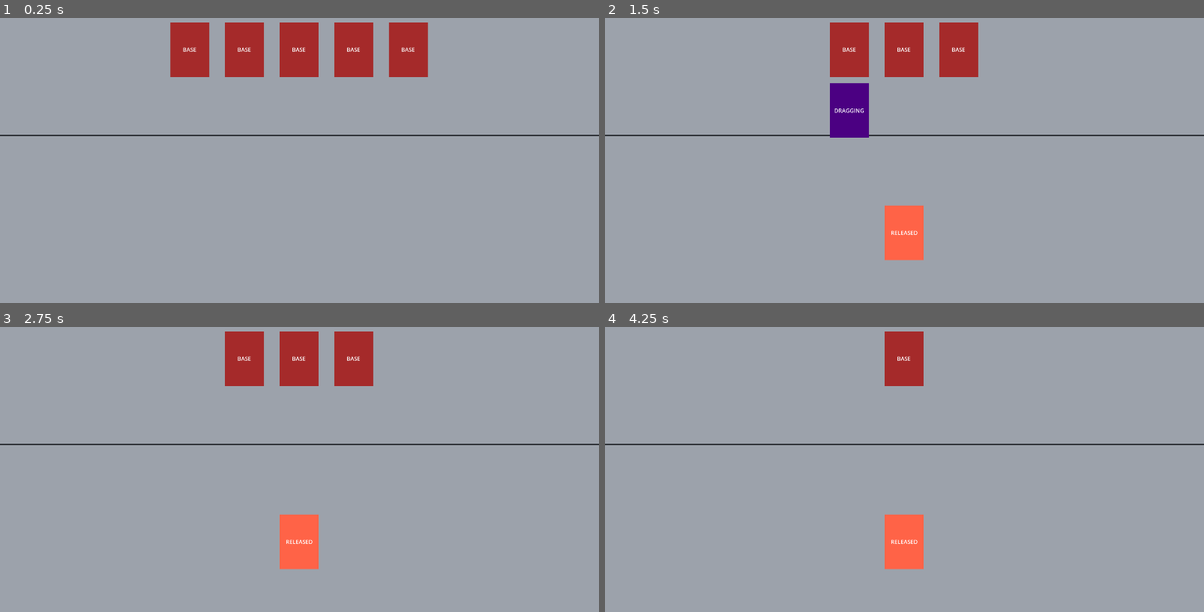
Above: before the commit, frames 1-4 (two rows, left to right).
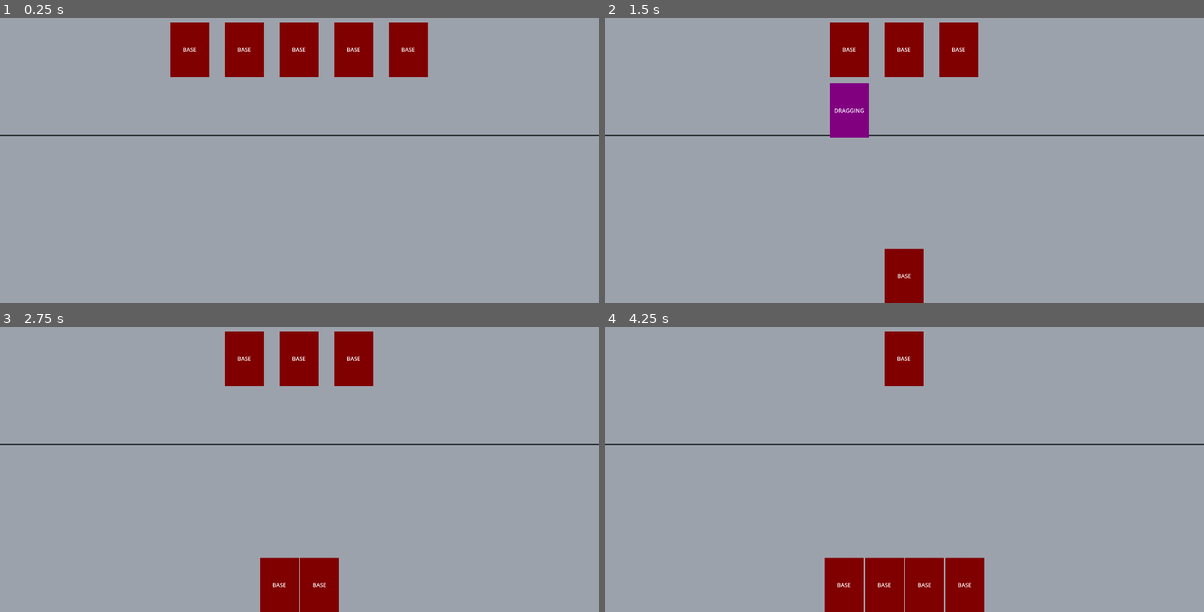
Above: after the commit, the same moments.

Repository: thePixelProject/autobattler
Game: Godot game, scene res://scenes/main_game.tscn
The game is run twice, just before and just after one commit, with the same random seed, the same clock (stepped at 60 frames per second) and the same inputs.
Inputs (mouse positions are in pixels of both pictures, inside the frame that each line leads up to):
- Up to frame 1 (0.25 s): no input
- Up to frame 2 (1.5 s): tap Enter at 0.5 s; drag from (796, 49) to (904, 231) at 0.52 s; drag from (820, 49) to (904, 231) at 1.27 s
- Up to frame 3 (2.75 s): move the mouse to (245, 358) at 2.02 s; hold Right mouse button (right_mouse) from 2.03 s (still down); click (245, 358) at 2.3 s
- Up to frame 4 (4.25 s): release Right mouse button (right_mouse) at 2.75 s; tap Space at 2.75 s; drag from (904, 358) to (904, 540) at 2.77 s; drag from (934, 358) to (904, 540) at 3.52 s

The runs differ from the first frame. In frame 1, 6.2% of the frame differs, in the area x 28-72%, y 1-21%; in frame 2, 7.1%; in frame 3, 7.2%; in frame 4, 7.2%, in the area x 36-64%, y 1-100%.

Commit message:
code clean up, change to ownership function. cards now only look for where they where dragged from instead of needing to know which state they are in. will make expansion to this system in the future more simple. (hopefully)

Diff:
--- a/autobattler/scenes/card_ui/card_state_machine.gd
+++ b/autobattler/scenes/card_ui/card_state_machine.gd
@@ -13,9 +13,9 @@
 			child.transition_requested.connect(_on_transition_requested)
 			child.card_ui = card
 
-		if initial_state:
-			initial_state.enter()
-			current_state = initial_state
+	if initial_state:
+		current_state = initial_state
+		current_state.enter()
 
 func on_input(event: InputEvent) -> void:
 	if current_state:
@@ -44,5 +44,5 @@
 	if current_state:
 		current_state.exit()
 
+	current_state = new_state
 	new_state.enter()
-	current_state = new_state
--- a/autobattler/scenes/card_ui/card_states/card_base_state.gd
+++ b/autobattler/scenes/card_ui/card_states/card_base_state.gd
@@ -4,8 +4,7 @@
 	if not card_ui.is_node_ready():
 		await card_ui.ready
 
-	card_ui.reparent_requested.emit(card_ui)
-	card_ui.color.color = Color.BROWN
+	card_ui.color.color = Color.WEB_MAROON
 	card_ui.state.text = "BASE"
 	card_ui.pivot_offset = Vector2.ZERO
 
--- a/autobattler/scenes/card_ui/card_states/card_draggin_state.gd
+++ b/autobattler/scenes/card_ui/card_states/card_draggin_state.gd
@@ -1,11 +1,14 @@
 extends CardState
 
 func enter() -> void:
+	card_ui.original_parent = card_ui.get_parent()
+
 	var ui_layer := get_tree().get_first_node_in_group("ui_layer")
+
 	if ui_layer:
 		card_ui.reparent(ui_layer)
 
-	card_ui.color.color = Color.INDIGO
+	card_ui.color.color = Color.WEB_PURPLE
 	card_ui.state.text = "DRAGGING"
 
 func on_input(event: InputEvent) -> void:
@@ -13,7 +16,6 @@
 	var cancel = event.is_action_pressed("right_mouse")
 	var confirm = (
 		event.is_action_released("left_mouse")
-		or event.is_action_pressed("left_mouse")
 		)
 
 	if mouse_motion:
@@ -22,7 +24,9 @@
 			)
 
 	if cancel:
+		card_ui.return_to_origin()
 		transition_requested.emit(self, CardState.State.BASE)
+
 	elif confirm:
 		get_viewport().set_input_as_handled()
 		transition_requested.emit(self, CardState.State.RELEASED)
--- a/autobattler/scenes/card_ui/card_states/card_pressed_state.gd
+++ b/autobattler/scenes/card_ui/card_states/card_pressed_state.gd
@@ -1,7 +1,7 @@
 extends CardState
 
 func enter() -> void:
-	card_ui.color.color = Color.DARK_CYAN
+	card_ui.color.color = Color.WEB_GRAY
 	card_ui.state.text = "PRESSED"
 	card_ui.drop_point_detector.monitoring = true
 
--- a/autobattler/scenes/card_ui/card_states/card_released_state.gd
+++ b/autobattler/scenes/card_ui/card_states/card_released_state.gd
@@ -1,19 +1,21 @@
 extends CardState
 
-var played: bool
-
 func enter() -> void:
-	card_ui.color.color = Color.TOMATO
+	card_ui.color.color = Color.WEB_GREEN
 	card_ui.state.text = "RELEASED"
 
-	played = false
+	if not card_ui.targets.is_empty():
 
-	if not card_ui.targets.is_empty():
-		played = true
-		print("play card for target(s)", card_ui.targets)
+		var player_hand := get_tree().get_first_node_in_group("player_hand")
 
-func on_input (_event: InputEvent) -> void:
-	if played:
-		return
+		if player_hand:
+			card_ui.reparent(player_hand)
 
+	else:
+		card_ui.return_to_origin()
+	card_ui.targets.clear()
 	transition_requested.emit(self, CardState.State.BASE)
+
+func exit() -> void:
+	card_ui.drop_point_detector.monitoring = false
+	card_ui.targets.clear()
--- a/autobattler/scenes/card_ui/card_ui.gd
+++ b/autobattler/scenes/card_ui/card_ui.gd
@@ -3,7 +3,7 @@
 
 signal reparent_requested(which_card_ui: CardUI)
 
-var home_container: Node
+var original_parent: Node
 
 @onready var color: ColorRect = $Color
 @onready var state: Label = $State
@@ -34,3 +34,7 @@
 
 func _on_drop_point_detector_area_exited(area: Area2D) -> void:
 	targets.erase(area)
+
+func return_to_origin() -> void:
+	if original_parent:
+		reparent(original_parent)
--- a/autobattler/scenes/main_game.tscn
+++ b/autobattler/scenes/main_game.tscn
@@ -3,7 +3,6 @@
 [ext_resource type="PackedScene" uid="uid://dcx6onnvjvpwc" path="res://scenes/shop.tscn" id="2_72e8q"]
 [ext_resource type="Script" uid="uid://br5e6hwp0jeeg" path="res://scenes/hud/shop_cards.gd" id="2_d2op2"]
 [ext_resource type="PackedScene" uid="uid://d4fvcjnvy5b4b" path="res://scenes/card_ui/card_ui.tscn" id="3_d2op2"]
-[ext_resource type="Script" uid="uid://6cot5e52feaj" path="res://scenes/player_hand.gd" id="4_0rdsr"]
 
 [sub_resource type="CompressedTexture2D" id="CompressedTexture2D_72e8q"]
 
@@ -72,7 +71,7 @@
 [node name="CardUI5" parent="HUD/Hud Root/Shop UI/Shop Cards" unique_id=557488914 instance=ExtResource("3_d2op2")]
 layout_mode = 2
 
-[node name="Player Hand" type="HBoxContainer" parent="HUD/Hud Root/Shop UI" unique_id=1860532818]
+[node name="Player Hand" type="HBoxContainer" parent="HUD/Hud Root/Shop UI" unique_id=1860532818 groups=["player_hand"]]
 anchors_preset = 12
 anchor_top = 1.0
 anchor_right = 1.0
@@ -81,7 +80,7 @@
 offset_bottom = 1.0
 grow_horizontal = 2
 grow_vertical = 0
-script = ExtResource("4_0rdsr")
+alignment = 1
 
 [node name="Pause" type="CanvasLayer" parent="." unique_id=1700093524]
 
--- a/autobattler/scenes/player_hand.gd
+++ b/autobattler/scenes/player_hand.gd
@@ -1,9 +1,2 @@
 class_name PlayerHand
 extends HBoxContainer
-
-func _ready() -> void:
-	for card in get_tree().get_nodes_in_group("cards"):
-		card.move_to_hand_requested.connect(_on_move_to_hand_requested)
-
-func _on_move_to_hand_requested(card: CardUI) -> void:
-	card.reparent(self)
